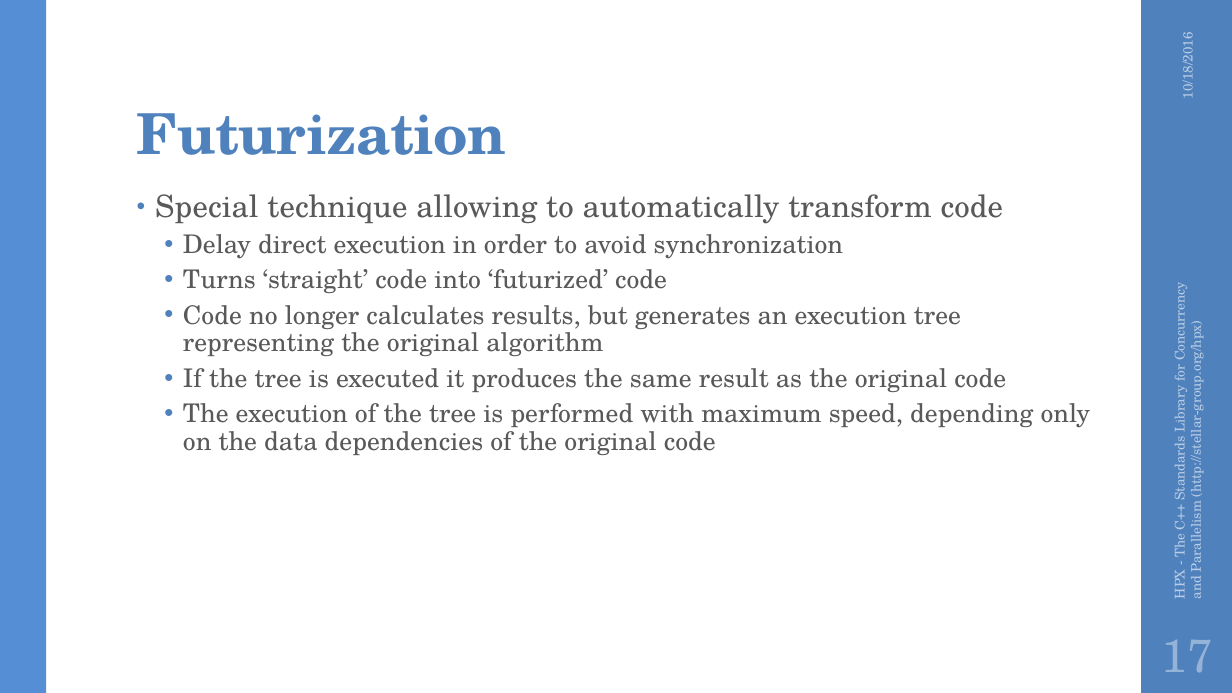
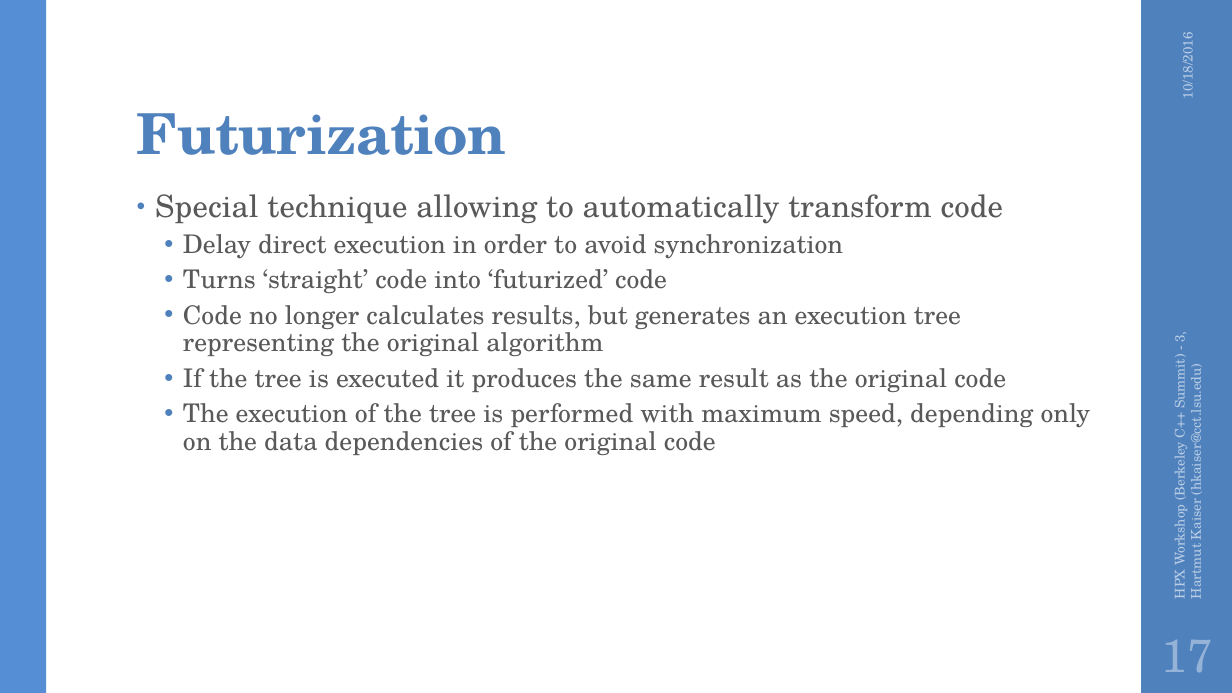
Before and after one commit to STEllAR-GROUP/tutorials, a slide deck: slide 17 of lbl2016/HPX Workshop (Berkeley C++ Summit) - 3.pptx. Drawn at 1232x693 pixels with LibreOffice and Linux fonts; fonts in the diff are those of the drawing; background and template pictures are left out. Boxes give left, top, right and bottom in pixels: in the first picture for what was removed or moved away, otherwise in the second. Text is boxed around its words. In the diff, an @@ line names an element or a change of style, - is before the commit and + after.

```diff
--- a/lbl2016/HPX Workshop (Berkeley C++ Summit) - 3.pptx
+++ b/lbl2016/HPX Workshop (Berkeley C++ Summit) - 3.pptx
@@ text at (x1=1169, y1=332, x2=1205, y2=598): text changed @@
-HPX - The C++ Standards Library for Concurrency and Parallelism (http://stellar-group.org/hpx)
+HPX Workshop (Berkeley C++ Summit) - 3, Hartmut Kaiser (hkaiser@cct.lsu.edu)
```
Also in this commit, not shown: 22 other slides changed, 1 slide added, 2 other files.
